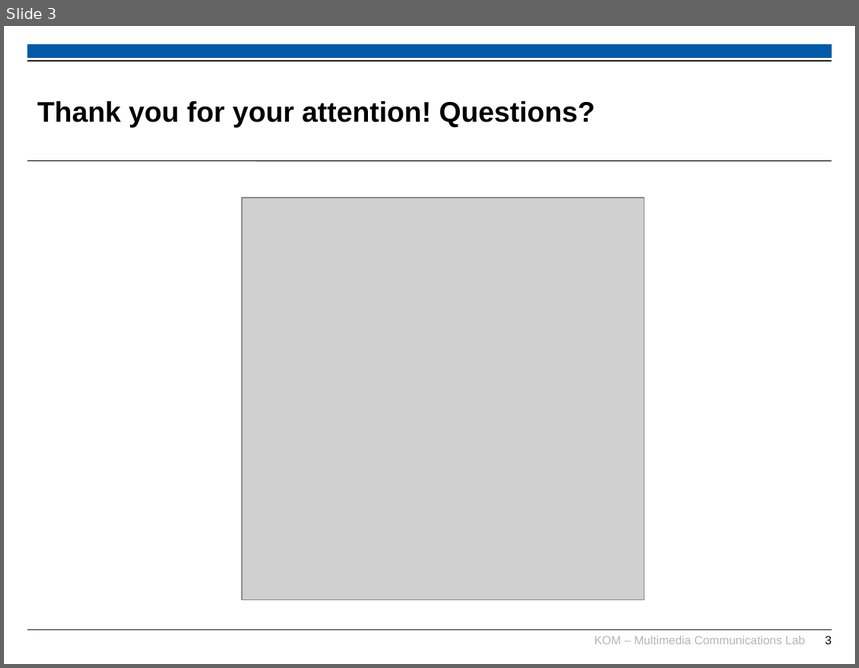
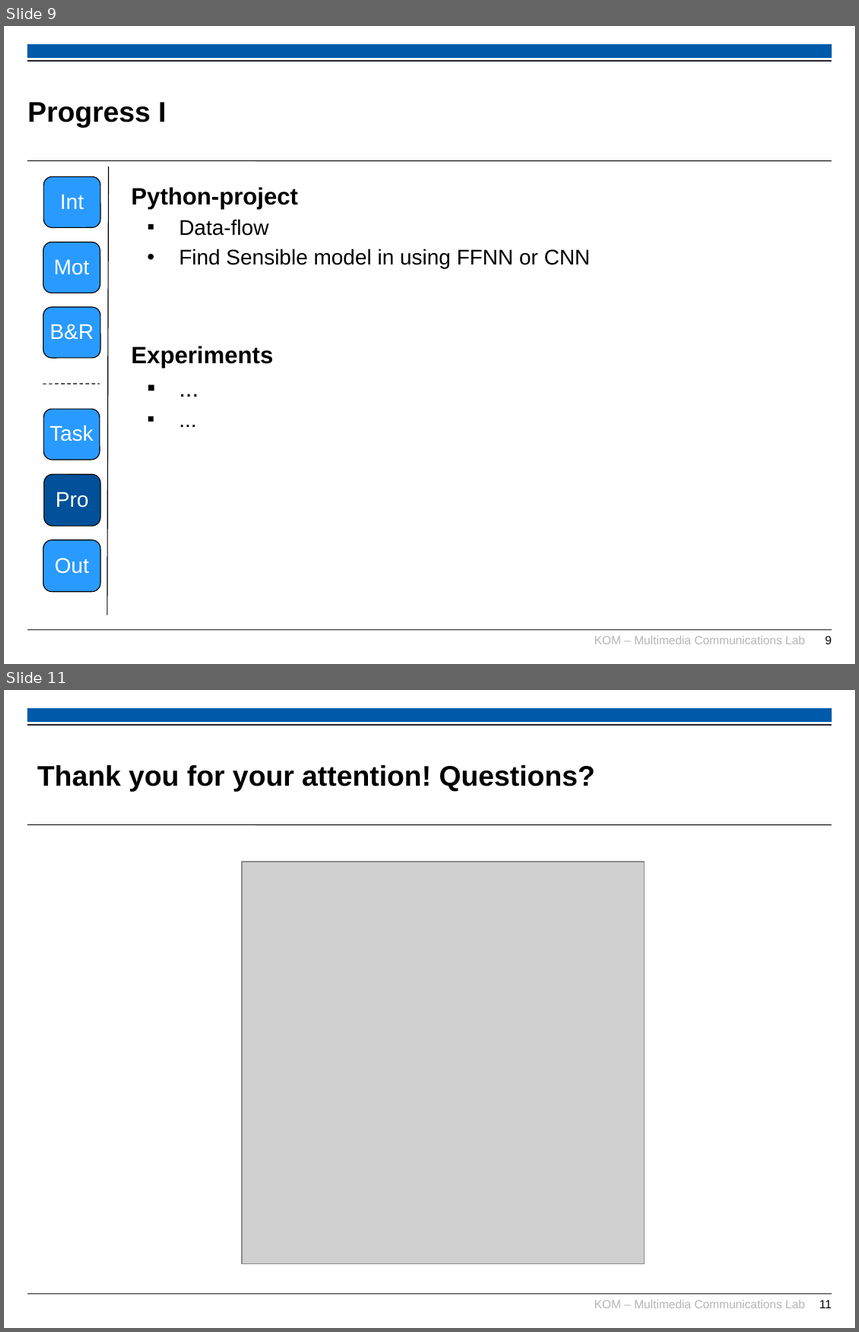
Before and after one commit to TimUnverzagt/Thesis, a slide deck: presentation/intermissionary_presentation.pptx. Shown one above the other, each under a label of ours: slide 3 before the commit, slides 9 and 11 after it; the slides between them are not shown. The pictures are 859x668 and 859x1332 pixels, drawn with LibreOffice and Linux fonts; fonts in the diff are those of the drawing; grey boxes stand for pictures; background and template pictures are left out. Boxes give left, top, right and bottom in pixels: in the first picture for what was removed or moved away, otherwise in the second. Text is boxed around its words. In the diff, an @@ line names an element or a change of style, - is before the commit and + after.

```diff
--- a/presentation/intermissionary_presentation.pptx
+++ b/presentation/intermissionary_presentation.pptx
@@ slide 9 added at [4,26,855,664], background #FFFFFF; not listed: 6 template elements that a slide beside it also shows @@
@@ title added at [28,102,166,127], 24 pt, text #000000, bold @@
+Progress I
@@ rounded rectangle added at [44,176,101,227], fill #299AFF, outline #000000 0.75 pt, 18 pt, text #FFFFFF @@
+Int
@@ line added from (109, 167) to (107, 616), #000000 0.75 pt @@
@@ text added at [131,187,591,369], 18 pt, text #000000 @@
+Python-project
+  ▪ Data-flow
+  • Find Sensible model in using FFNN or CNN
+Experiments
+  ▪ ...
+  ▪ ...
@@ rounded rectangle added at [44,242,101,294], fill #299AFF, outline #000000 0.75 pt, 18 pt, text #FFFFFF @@
+Mot
@@ rounded rectangle added at [44,307,101,358], fill #299AFF, outline #000000 0.75 pt, 18 pt, text #FFFFFF @@
+B&R
@@ line added from (44, 385) to (99, 383), #000000 0.75 pt dashed @@
@@ rounded rectangle added at [44,409,101,460], fill #299AFF, outline #000000 0.75 pt, 18 pt, text #FFFFFF @@
+Task
@@ rounded rectangle added at [44,474,101,527], fill #005199, outline #000000 0.75 pt, 18 pt, text #FFFFFF @@
+Pro
@@ rounded rectangle added at [44,540,101,592], fill #299AFF, outline #000000 0.75 pt, 18 pt, text #FFFFFF @@
+Out
@@ what was slide 3 is now slide 11 @@
@@ page number at [819,1300,832,1309]: text changed @@
-3
+11
```
Also in this commit, not shown: 1 slide changed, 8 other slides added, 1 slide removed, 1 other file.
